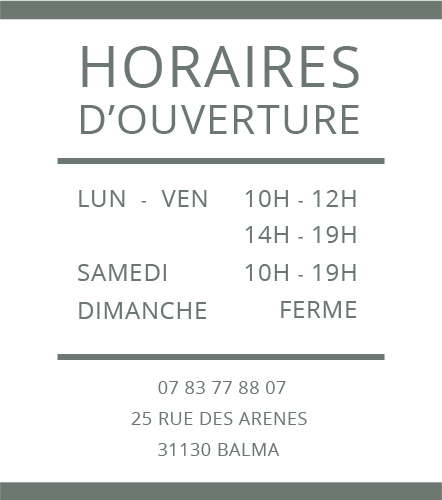
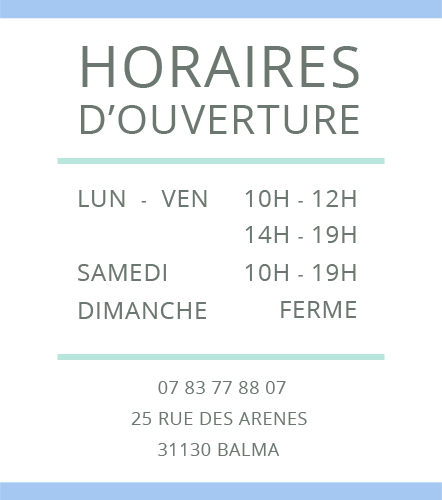
Layered file, before and after one edit (442×500). Changes by layer:
painted on "Rectangle 1 copie 2" over left=57, top=354, right=385, bottom=360
painted on "Rectangle 1 copie" over left=57, top=158, right=385, bottom=164
painted on "Rectangle 1 copie 3" over left=0, top=482, right=442, bottom=500
painted on "Rectangle 1" over left=0, top=0, right=442, bottom=20
